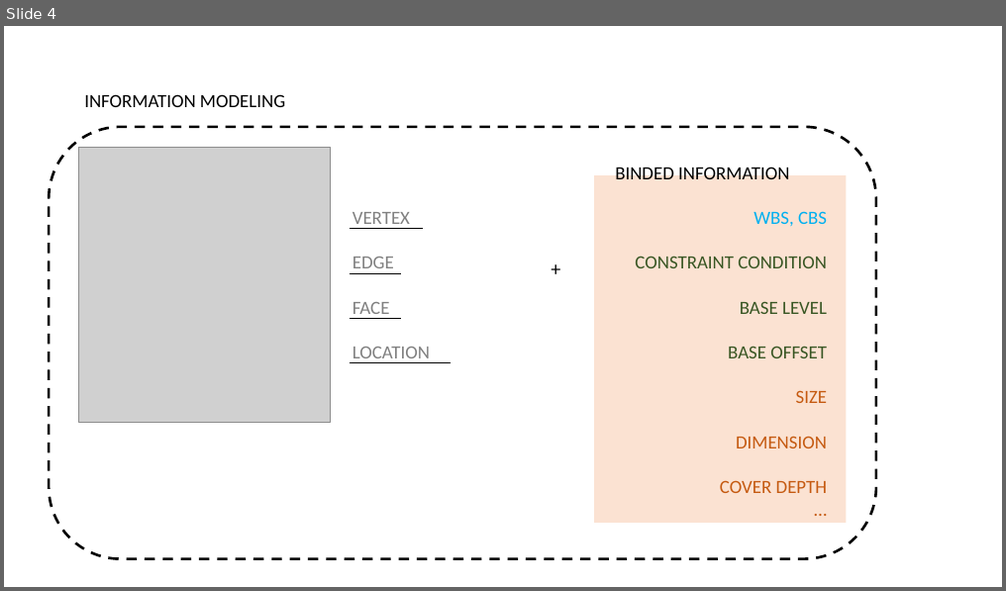
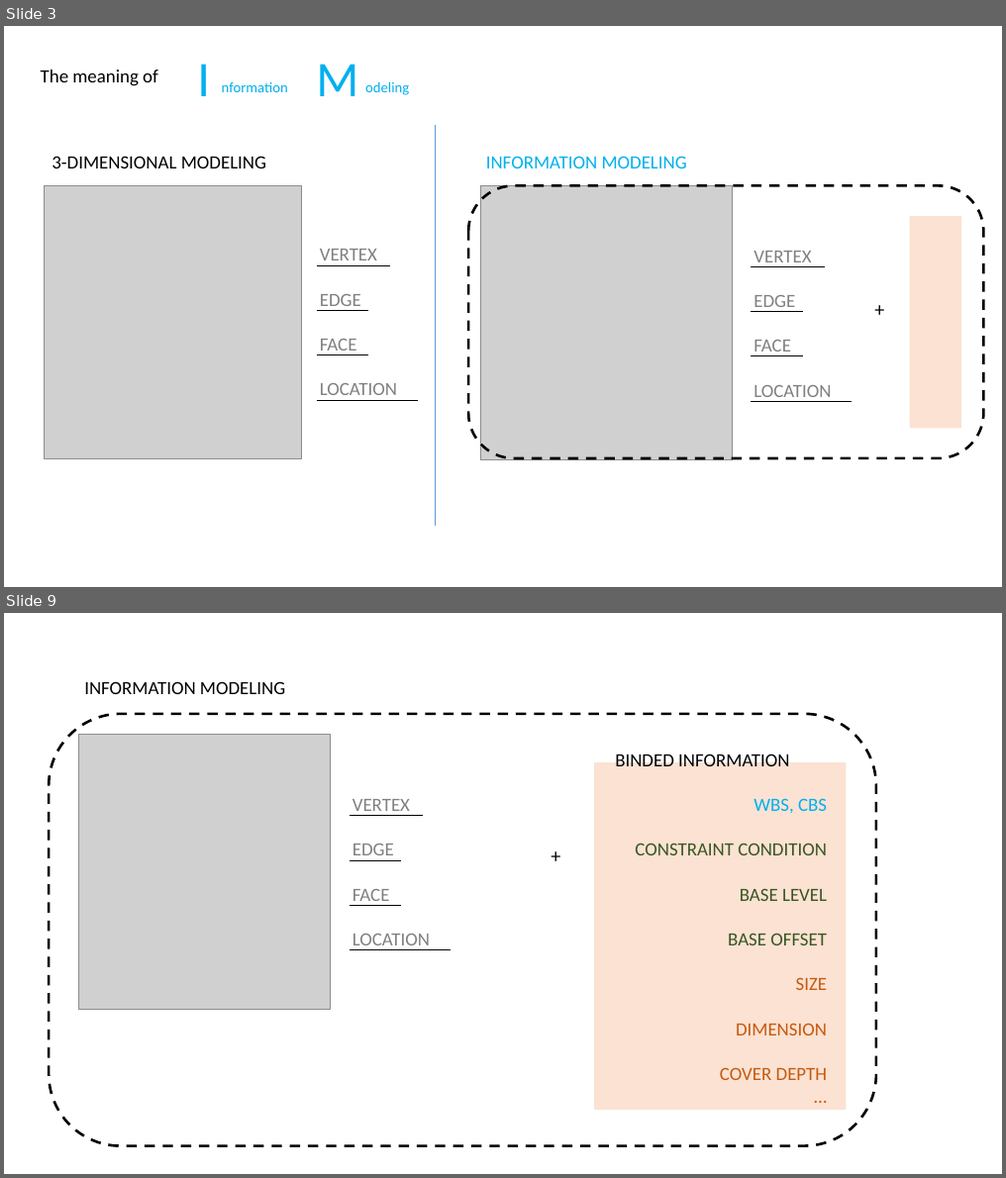
Before and after one commit to hnanmal/mQ, a slide deck: 논문준비/프레젠테이션1.pptx. Shown one above the other, each under a label of ours: slide 4 before the commit, slides 3 and 9 after it; the slides between them are not shown. The pictures are 1006x591 and 1006x1178 pixels, drawn with LibreOffice and Linux fonts; fonts in the diff are those of the drawing; grey boxes stand for pictures. Boxes give left, top, right and bottom in pixels: in the first picture for what was removed or moved away, otherwise in the second. Text is boxed around its words. In the diff, an @@ line names an element or a change of style, - is before the commit and + after.

```diff
--- a/논문준비/프레젠테이션1.pptx
+++ b/논문준비/프레젠테이션1.pptx
@@ slide 3 added at (4,26,1002,587), background #FFFFFF @@
@@ text added at (41,70,158,86), 18 pt, text #000000 @@
+The meaning of
@@ group added at (197,64,409,96): 4 texts @@
+nformation
+odeling
+I
+M
@@ line added from (436, 125) to (436, 526), #5B9BD5 0.5 pt @@
@@ text added at (52,156,266,169), 18 pt, text #000000 @@
+3-DIMENSIONAL MODELING
@@ text added at (486,156,687,169), 18 pt, text #00B0F0 @@
+INFORMATION MODELING
@@ picture added at (45,186,301,459) @@
@@ rounded rectangle added at (469,186,984,459), outline #000000 2.5 pt dashed @@
@@ picture added at (480,186,732,461) @@
@@ rectangle added at (910,216,961,429), fill #F4B183 at 36% opacity @@
@@ text added at (867,295,896,325), 18 pt, text #000000 @@
++
@@ group added at (316,249,417,401): 4 lines, 1 text @@
+VERTEX
+EDGE
+FACE
+LOCATION
@@ group added at (751,251,852,402): 4 lines, 1 text @@
+VERTEX
+EDGE
+FACE
+LOCATION
@@ what was slide 4 is now slide 9 @@
```
Also in this commit, not shown: 2 slides changed, 6 other slides added, 3 slides removed.
